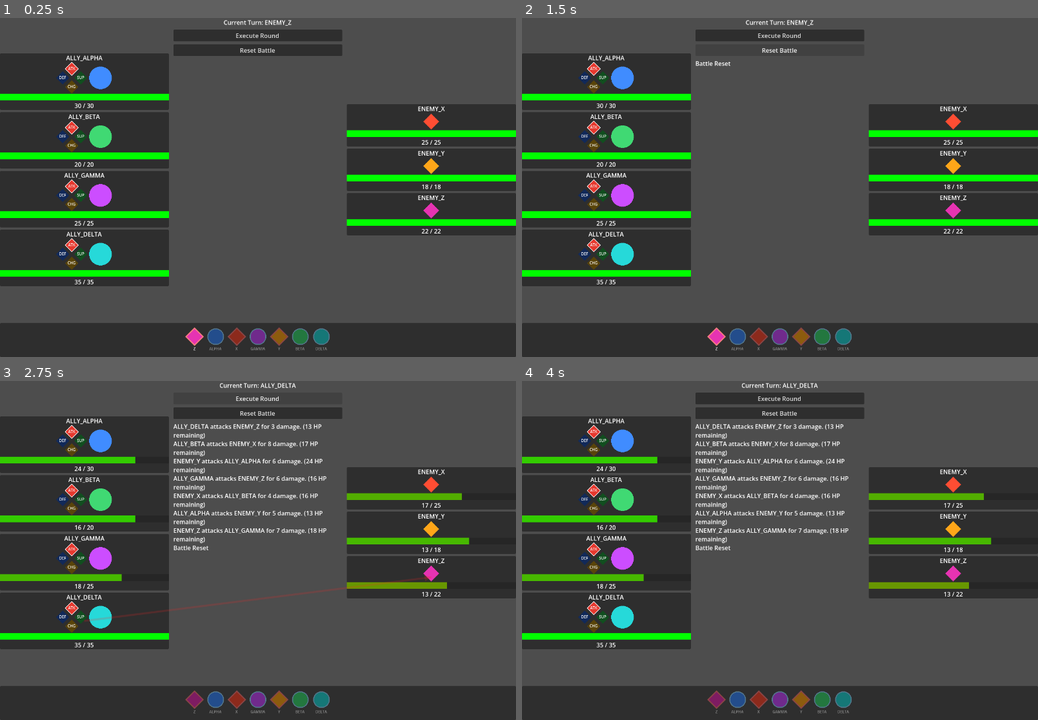
Above: before the commit, frames 1-4 (two rows, left to right).
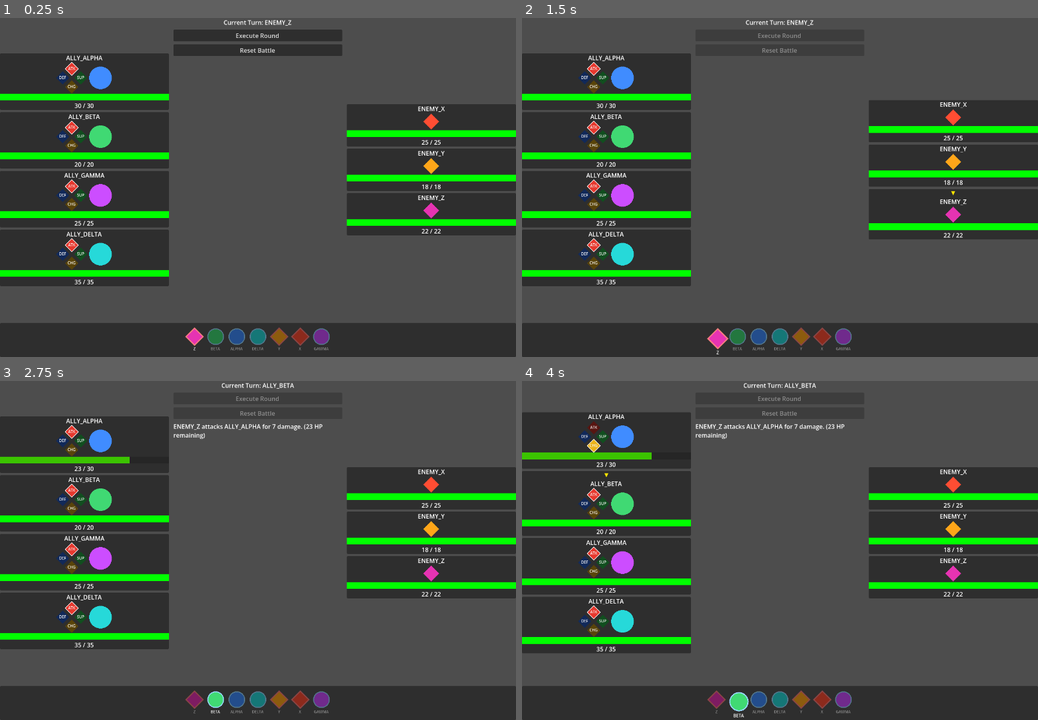
Above: after the commit, the same moments.

Repository: BrickwaII/MechEngineer
Game: Godot game, scene res://battle/main.tscn
The game is run twice, just before and just after one commit, with the same random seed, the same clock (stepped at 60 frames per second) and the same inputs.
Inputs (mouse positions are in pixels of both pictures, inside the frame that each line leads up to):
- Up to frame 1 (0.25 s): no input
- Up to frame 2 (1.5 s): click "Execute Round" at 0.5 s; click (780, 51) at 1.25 s, where only the run before the commit has a clickable "Reset Battle"
- Up to frame 3 (2.75 s): click (258, 397) at 2 s, where only the run before the commit has a clickable "Execute Round"
- Up to frame 4 (4 s): click (780, 397) at 2.75 s, where only the run before the commit has a clickable "Execute Round"; tap Enter at 3.5 s; move the mouse to (594, 442) at 3.52 s; click (594, 442) at 3.67 s

The runs differ from the first frame. In frame 1, 0.6% of the frame differs, in the area x 40-64%, y 91-99%; in frame 2, 5.5%; in frame 3, 6.4%; in frame 4, 12%, in the area x 0-100%, y 0-100%.

Commit message:
Fix round loop, animate round execution, randomize speeds, add active indicator
- next_turn: _end_round now fires at end of last action (not start of next
  call), fixing the broken second-round execution
- Bot speeds randomized per battle (each bot has a stat range e.g. 5-9)
  so turn order varies every reset
- Execute Round now animates: 1.2s shows active indicator + highlight,
  action resolves, 1.8s to see result, then next bot
- Buttons disabled during animation to prevent double-clicks
- Yellow ▼ indicator on the active bot's card each turn
- TurnOrderBar.update_highlight() exposed as public method

Co-Authored-By: Claude Sonnet 4.6 <noreply@anthropic.com>

Diff:
--- a/battle/bot_card.gd
+++ b/battle/bot_card.gd
@@ -9,6 +9,7 @@
 var _bar_style: StyleBoxFlat
 var _icon: BotIcon
 var _cmd_selector: CommandSelector = null
+var _active_indicator: Label
 
 func setup(data: BotData, icon_size: int, interactive: bool = false) -> void:
 	bot_data = data
@@ -22,6 +23,15 @@
 	vbox.alignment = BoxContainer.ALIGNMENT_CENTER
 	vbox.add_theme_constant_override("separation", 2)
 	add_child(vbox)
+
+	# Active turn indicator (hidden by default)
+	_active_indicator = Label.new()
+	_active_indicator.text = "▼"
+	_active_indicator.horizontal_alignment = HORIZONTAL_ALIGNMENT_CENTER
+	_active_indicator.add_theme_color_override("font_color", Color(1.0, 0.9, 0.0))
+	_active_indicator.add_theme_font_size_override("font_size", 14)
+	_active_indicator.visible = false
+	vbox.add_child(_active_indicator)
 
 	# Name
 	_name_label = Label.new()
@@ -90,3 +100,6 @@
 
 	# Green border when charged
 	_icon.set_border(3.0 if bot_data.is_charged else 0.0)
+
+func set_active(active: bool) -> void:
+	_active_indicator.visible = active
--- a/battle/main.gd
+++ b/battle/main.gd
@@ -126,19 +126,47 @@
 	if battle_manager.is_battle_over:
 		return
 
-	# Execute every remaining action in the current round
-	var turns_this_round: int = battle_manager.turn_order.size() - battle_manager.current_turn_index
-	for _i in turns_this_round:
-		if battle_manager.is_battle_over:
+	_next_turn_btn.disabled = true
+	_reset_btn.disabled = true
+
+	# Animate each action in the round with a delay between them
+	while not battle_manager.is_battle_over:
+		var idx: int = battle_manager.current_turn_index
+		if idx >= battle_manager.turn_order.size():
 			break
+
+		var acting_bot: BotData = battle_manager.turn_order[idx]
+		var acting_card: BotCard = bot_to_card.get(acting_bot)
+
+		# Show who is about to act
+		if not acting_bot.is_dead and acting_card:
+			acting_card.set_active(true)
+		_turn_order_bar.update_highlight(idx)
+
+		await get_tree().create_timer(1.2).timeout
+
+		if acting_card:
+			acting_card.set_active(false)
+
+		# Execute the action
 		battle_manager.next_turn()
+		_refresh_all_cards()
 
-	_refresh_all_cards()
-	_turn_order_bar.rebuild(
-		battle_manager.turn_order,
-		battle_manager.allies,
-		battle_manager.current_turn_index
-	)
+		# Round ended when index resets to 0
+		var round_over: bool = battle_manager.current_turn_index == 0 or battle_manager.is_battle_over
+		_turn_order_bar.rebuild(
+			battle_manager.turn_order,
+			battle_manager.allies,
+			battle_manager.current_turn_index
+		)
+
+		await get_tree().create_timer(1.8).timeout
+
+		if round_over:
+			break  # Stop — let the player choose commands for the next round
+
+	_next_turn_btn.disabled = false
+	_reset_btn.disabled = false
 
 func _on_reset_pressed() -> void:
 	_clear_bot_cards()
--- a/battle/turn_order_bar.gd
+++ b/battle/turn_order_bar.gd
@@ -30,6 +30,9 @@
 		_entry_nodes.append(entry)
 		_entry_data.append(bot)
 
+	_apply_highlight(current_index)
+
+func update_highlight(current_index: int) -> void:
 	_apply_highlight(current_index)
 
 func _apply_highlight(current_index: int) -> void:
--- a/project.godot
+++ b/project.godot
@@ -15,15 +15,15 @@
 config/features=PackedStringArray("4.6", "Forward Plus")
 config/icon="res://icon.svg"
 
-[physics]
-
-3d/physics_engine="Jolt Physics"
-
 [display]
 
 window/size/viewport_width=1366
 window/size/viewport_height=900
 
+[physics]
+
+3d/physics_engine="Jolt Physics"
+
 [rendering]
 
 rendering_device/driver.windows="d3d12"
--- a/systems/battle_manager.gd
+++ b/systems/battle_manager.gd
@@ -31,7 +31,7 @@
 	ally_1.bot_name = "ALLY_ALPHA"
 	ally_1.max_hp = 30
 	ally_1.power = 5
-	ally_1.speed = 7
+	ally_1.speed = randi_range(5, 9)
 	ally_1.color = Color(0.25, 0.55, 1.0)
 	ally_1.initialize()
 
@@ -39,7 +39,7 @@
 	ally_2.bot_name = "ALLY_BETA"
 	ally_2.max_hp = 20
 	ally_2.power = 8
-	ally_2.speed = 4
+	ally_2.speed = randi_range(3, 7)
 	ally_2.color = Color(0.25, 0.85, 0.45)
 	ally_2.initialize()
 
@@ -47,7 +47,7 @@
 	ally_3.bot_name = "ALLY_GAMMA"
 	ally_3.max_hp = 25
 	ally_3.power = 6
-	ally_3.speed = 5
+	ally_3.speed = randi_range(4, 8)
 	ally_3.color = Color(0.8, 0.3, 1.0)
 	ally_3.initialize()
 
@@ -55,7 +55,7 @@
 	ally_4.bot_name = "ALLY_DELTA"
 	ally_4.max_hp = 35
 	ally_4.power = 3
-	ally_4.speed = 3
+	ally_4.speed = randi_range(2, 6)
 	ally_4.color = Color(0.15, 0.85, 0.85)
 	ally_4.initialize()
 
@@ -63,7 +63,7 @@
 	enemy_1.bot_name = "ENEMY_X"
 	enemy_1.max_hp = 25
 	enemy_1.power = 4
-	enemy_1.speed = 6
+	enemy_1.speed = randi_range(4, 8)
 	enemy_1.color = Color(1.0, 0.3, 0.2)
 	enemy_1.initialize()
 
@@ -71,7 +71,7 @@
 	enemy_2.bot_name = "ENEMY_Y"
 	enemy_2.max_hp = 18
 	enemy_2.power = 6
-	enemy_2.speed = 5
+	enemy_2.speed = randi_range(3, 7)
 	enemy_2.color = Color(1.0, 0.65, 0.1)
 	enemy_2.initialize()
 
@@ -79,7 +79,7 @@
 	enemy_3.bot_name = "ENEMY_Z"
 	enemy_3.max_hp = 22
 	enemy_3.power = 7
-	enemy_3.speed = 8
+	enemy_3.speed = randi_range(6, 10)
 	enemy_3.color = Color(0.9, 0.2, 0.7)
 	enemy_3.initialize()
 
@@ -111,20 +111,28 @@
 	if turn_order.is_empty():
 		build_turn_order()
 
+	var acting_bot := turn_order[current_turn_index]
+
+	# Skip dead bots silently
+	if acting_bot.is_dead:
+		current_turn_index += 1
+		if current_turn_index >= turn_order.size():
+			_end_round()
+			current_turn_index = 0
+			build_turn_order()
+		else:
+			next_turn()
+		return
+
+	_process_turn(acting_bot)
+	current_turn_index += 1
+
+	# End the round immediately when the last bot has acted
 	if current_turn_index >= turn_order.size():
 		_end_round()
 		current_turn_index = 0
 		build_turn_order()
 
-	var acting_bot := turn_order[current_turn_index]
-
-	if acting_bot.is_dead:
-		current_turn_index += 1
-		next_turn()
-		return
-
-	_process_turn(acting_bot)
-	current_turn_index += 1
 	update_turn_label()
 
 # ── Round end ────────────────────────────────────────────────────────────────
Not shown, added: battle/bot_icon.gd.uid
